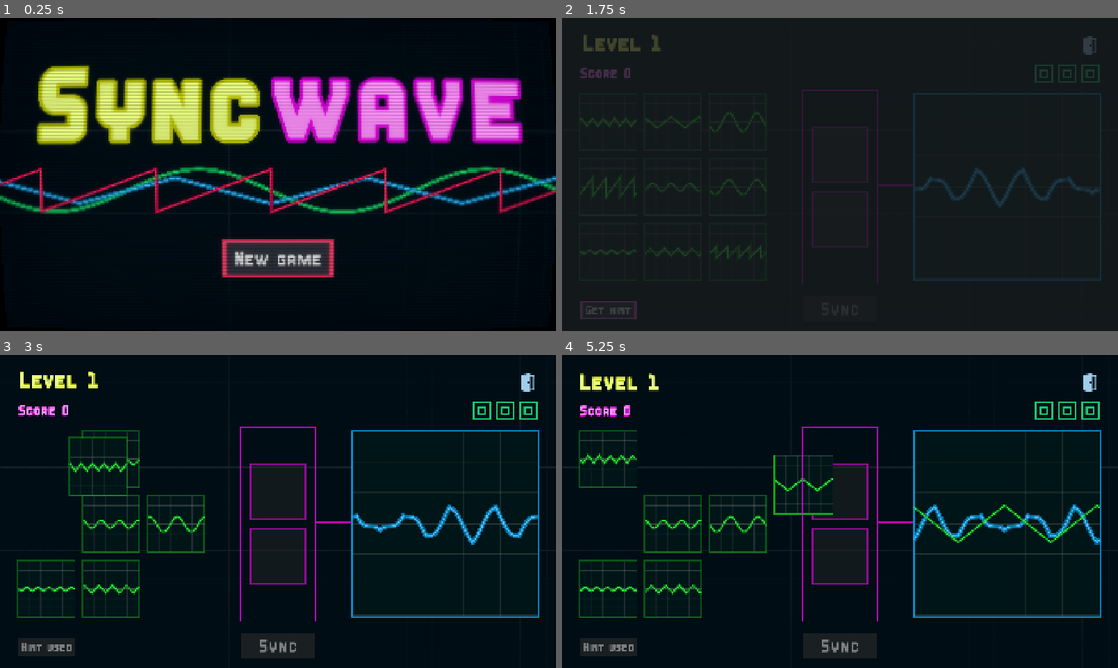
Above: before the commit, frames 1-4 (two rows, left to right).
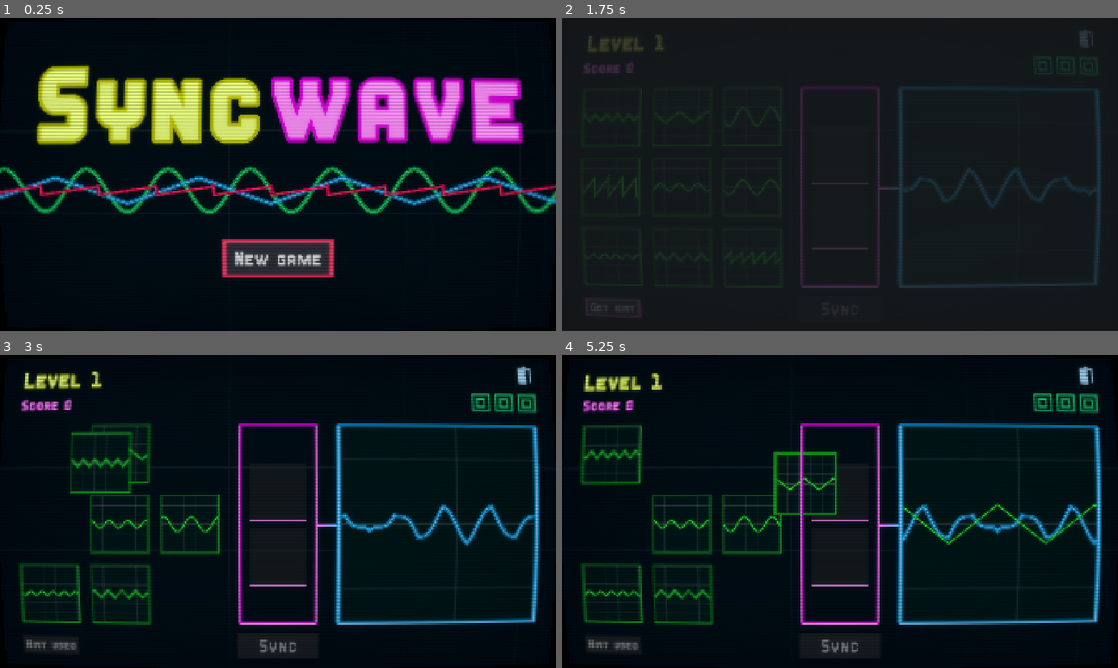
Above: after the commit, the same moments.

Repository: alexbljack/gameoff-2025
Game: Godot game, scene res://src/title_screen.tscn
Two runs of this game, one before a commit and one after it. Both use one fixed random seed, a clock stepped at 60 frames per second and the inputs below.
Inputs (mouse positions are in pixels of both pictures, inside the frame that each line leads up to):
- Up to frame 1 (0.25 s): no input
- Up to frame 2 (1.75 s): click "New game" at 0.5 s; click "New game" at 1.25 s
- Up to frame 3 (3 s): click "Get hint" at 2 s; move the mouse to (44, 458) at 2.77 s; click (44, 458) at 2.92 s
- Up to frame 4 (5.25 s): move the mouse to (840, 492) at 3.52 s; click (840, 492) at 3.67 s; move the mouse to (673, 458) at 4.27 s; click (673, 458) at 4.42 s; move the mouse to (840, 492) at 5.02 s; click (840, 492) at 5.17 s

The runs differ from the first frame. In frame 1, 7.8% of the frame differs, in the area x 0-100%, y 47-63%; in frame 2, 5.2%; in frame 3, 13%; in frame 4, 14%, in the area x 3-99%, y 0-100%.

Commit message:
Align elements

Diff:
--- a/const.gd
+++ b/const.gd
@@ -4,4 +4,7 @@
 const MAX_ATTEMPTS = 3
 const SCORE_PER_ATTEMPT := 100
 const SCORE_FOR_HINT := 200
-const NO_HINT_MULT_INCREMENT := 0.1
+const NO_HINT_MULT_INCREMENT := 0.2
+const DIFFICULTY_INCREASE_LEVEL := 5
+const START_PHASE_SHIFT_FROM_LEVEL := 10
+const MAX_LEVEL := 20
--- a/level.gd
+++ b/level.gd
@@ -48,6 +48,7 @@
 	_load_data()
 
 	if not Game.player_data.current_sources:
+		max_oscillators = 2 if Game.player_data.current_level < Const.DIFFICULTY_INCREASE_LEVEL else 3
 		convertor.init(max_oscillators)
 		_generate_signals()
 	else:
@@ -55,7 +56,6 @@
 			var graph: SourceSignal = source_signals.get_child(i)
 			if i < Game.player_data.current_sources.size():
 				var osc = Game.player_data.current_sources[i]
-
 				_init_source_graph(graph, osc)
 			else:
 				graph.queue_free()
@@ -71,24 +71,17 @@
 		_show_exit_dialog()
 
 
-func _show_exit_dialog():
-	menu.show()
-	exit_dialog.popup_centered()
-
-
-func _on_exit_confirmed():
-	menu.hide()
-	_game_over()
-
-
-func _on_exit_canceled():
-	menu.hide()
-
-
 func _generate_signals():
+	var signals = []
+	var phase_shift = Game.player_data.current_level > Const.START_PHASE_SHIFT_FROM_LEVEL
 	for j in range(Const.MAX_SOURCES):
-		var osc = Oscillator.rand_osc()
-		var graph: SourceSignal = source_signals.get_child(j)  # ensure all random graphs
+		var osc: Oscillator
+		while true:
+			osc = Oscillator.rand_osc(phase_shift)
+			if not signals.any(func (s): return Oscillator.equal(osc, s)):
+				signals.append(osc)
+				break
+		var graph: SourceSignal = source_signals.get_child(j)
 		_init_source_graph(graph, osc)
 
 	result_signals = Utils.get_random_items(sources.map(func (s): return s.oscillator), max_oscillators)
@@ -151,8 +144,6 @@
 		await _complete_level()
 		if not hint_used:
 			Game.player_data.current_mult += Const.NO_HINT_MULT_INCREMENT
-		else:
-			Game.player_data.current_mult = 1.0
 		var earned = win_panel.calculate(attempts, hint_used, Game.player_data.current_mult)
 		Game.player_data.current_score += earned
 		Game.player_data.current_level += 1
@@ -177,6 +168,7 @@
 	score_label.hide()
 	confirm_button.hide()
 	hint_button.hide()
+	exit_button.hide()
 	var tween = create_tween()
 	for s in sources:
 		s.input_enabled = false
@@ -243,3 +235,17 @@
 		source.queue_free()
 
 	_dump_signals()
+
+
+func _show_exit_dialog():
+	menu.show()
+	exit_dialog.popup_centered()
+
+
+func _on_exit_confirmed():
+	menu.hide()
+	_game_over()
+
+
+func _on_exit_canceled():
+	menu.hide()
--- a/level.tscn
+++ b/level.tscn
@@ -18,6 +18,13 @@
 [ext_resource type="Texture2D" uid="uid://ccs6isdychcn" path="res://assets/Exit.png" id="15_5pxul"]
 [ext_resource type="Script" uid="uid://bwpaxfk8jwdny" path="res://exit_button.gd" id="16_fedht"]
 
+[sub_resource type="Gradient" id="Gradient_fedht"]
+colors = PackedColorArray(0.9490196, 0, 0.9490196, 0.77254903, 0, 0.6784314, 0.9882353, 0.7529412)
+
+[sub_resource type="Gradient" id="Gradient_4c15r"]
+offsets = PackedFloat32Array(0.45081967, 1)
+colors = PackedColorArray(1, 0.5686275, 0.9882353, 1, 0.5137255, 0.8039216, 1, 1)
+
 [sub_resource type="StyleBoxTexture" id="StyleBoxTexture_aicyk"]
 texture = ExtResource("9_2orkt")
 
@@ -191,20 +198,32 @@
 
 [node name="Main" type="CanvasLayer" parent="."]
 
+[node name="Line2D" type="Line2D" parent="Main"]
+points = PackedVector2Array(1100, 587, 1122.7563, 587, 1164, 587)
+width = 12.0
+default_color = Color(0.9490196, 0, 0.9490196, 0.77254903)
+gradient = SubResource("Gradient_fedht")
+
+[node name="Line2D2" type="Line2D" parent="Main"]
+points = PackedVector2Array(1096, 587, 1168, 587)
+width = 4.0
+default_color = Color(1, 0.5686275, 0.9882353, 1)
+gradient = SubResource("Gradient_4c15r")
+
 [node name="Convertor" parent="Main" instance=ExtResource("4_8b0r0")]
 offset_left = 832.0
 offset_top = 248.0
 offset_right = 1088.0
-offset_bottom = 918.0
+offset_bottom = 920.0
 
 [node name="SourceSignals" type="Control" parent="Main"]
 layout_mode = 3
 anchor_right = 0.558
 anchor_bottom = 0.86700004
-offset_left = 64.0
-offset_top = 264.0
-offset_right = -367.3601
-offset_bottom = -32.360046
+offset_left = 72.0
+offset_top = 244.0
+offset_right = -303.3601
+offset_bottom = 3.6399536
 grow_horizontal = 2
 grow_vertical = 2
 size_flags_horizontal = 3
@@ -215,63 +234,57 @@
 
 [node name="Source_2" parent="Main/SourceSignals" instance=ExtResource("3_oi3di")]
 layout_mode = 0
-offset_left = 224.0
-offset_right = 416.0
+offset_left = 244.0
+offset_right = 436.0
 
 [node name="Source_3" parent="Main/SourceSignals" instance=ExtResource("3_oi3di")]
 layout_mode = 0
-offset_left = 448.0
-offset_right = 640.0
+offset_left = 488.0
+offset_right = 680.0
 
 [node name="Source_4" parent="Main/SourceSignals" instance=ExtResource("3_oi3di")]
 layout_mode = 0
-offset_top = 224.0
-offset_bottom = 416.0
+offset_top = 244.0
+offset_bottom = 436.0
 
 [node name="Source_5" parent="Main/SourceSignals" instance=ExtResource("3_oi3di")]
 layout_mode = 0
-offset_left = 224.0
-offset_top = 224.0
-offset_right = 416.0
-offset_bottom = 416.0
+offset_left = 244.0
+offset_top = 244.0
+offset_right = 436.0
+offset_bottom = 436.0
 
 [node name="Source_6" parent="Main/SourceSignals" instance=ExtResource("3_oi3di")]
 layout_mode = 0
-offset_left = 448.0
-offset_top = 224.0
-offset_right = 640.0
-offset_bottom = 416.0
+offset_left = 488.0
+offset_top = 244.0
+offset_right = 680.0
+offset_bottom = 436.0
 
 [node name="Source_7" parent="Main/SourceSignals" instance=ExtResource("3_oi3di")]
 layout_mode = 0
-offset_top = 448.0
-offset_bottom = 640.0
+offset_top = 488.0
+offset_bottom = 680.0
 
 [node name="Source_8" parent="Main/SourceSignals" instance=ExtResource("3_oi3di")]
 layout_mode = 0
-offset_left = 224.0
-offset_top = 448.0
-offset_right = 416.0
-offset_bottom = 640.0
+offset_left = 244.0
+offset_top = 488.0
+offset_right = 436.0
+offset_bottom = 680.0
 
 [node name="Source_9" parent="Main/SourceSignals" instance=ExtResource("3_oi3di")]
 layout_mode = 0
-offset_left = 448.0
-offset_top = 448.0
-offset_right = 640.0
-offset_bottom = 640.0
-
-[node name="ResultSignal" parent="Main" instance=ExtResource("3_0b4ue")]
-offset_left = 1216.0
-offset_top = 263.0
-offset_right = 1216.64
-offset_bottom = 262.55994
+offset_left = 488.0
+offset_top = 488.0
+offset_right = 680.0
+offset_bottom = 680.0
 
 [node name="ConfirmButton" parent="Main" instance=ExtResource("8_2orkt")]
 z_index = 3
-offset_left = 832.0
+offset_left = 816.0
 offset_top = 960.0
-offset_right = 1088.0
+offset_right = 1104.0
 offset_bottom = 1048.0
 theme_override_font_sizes/font_size = 60
 
@@ -298,17 +311,17 @@
 }
 
 [node name="Attempts" parent="Main" instance=ExtResource("12_8b0r0")]
-offset_left = -704.0
-offset_top = -380.0
-offset_right = -64.0
-offset_bottom = -316.0
+offset_left = -699.0
+offset_top = -412.0
+offset_right = -59.0
+offset_bottom = -348.0
 
 [node name="LevelLabel" type="Label" parent="Main"]
 material = SubResource("ShaderMaterial_aicyk")
 offset_left = 64.0
-offset_top = 48.0
+offset_top = 40.0
 offset_right = 704.0
-offset_bottom = 131.0
+offset_bottom = 123.0
 theme_override_colors/font_color = Color(0.92182696, 0.99999696, 0.50211465, 1)
 theme_override_colors/font_outline_color = Color(0.7490196, 0.78039217, 0, 1)
 theme_override_constants/outline_size = 6
@@ -320,9 +333,9 @@
 [node name="ScoreLabel" type="Label" parent="Main"]
 material = SubResource("ShaderMaterial_8b0r0")
 offset_left = 64.0
-offset_top = 160.0
+offset_top = 136.0
 offset_right = 704.0
-offset_bottom = 221.0
+offset_bottom = 197.0
 theme_override_colors/font_color = Color(1, 0.56743807, 0.99001366, 1)
 theme_override_colors/font_outline_color = Color(0.8780115, 0.0006434119, 0.8822325, 1)
 theme_override_constants/outline_size = 6
@@ -343,21 +356,22 @@
 offset_top = 256.0
 offset_bottom = 880.04
 
-[node name="Line2D" type="Line2D" parent="Main"]
-points = PackedVector2Array(1090, 576, 1212, 576)
-width = 4.0
-default_color = Color(0.9490196, 0, 0.9490196, 0.77254903)
-
 [node name="ExitButton" type="TextureButton" parent="Main"]
 modulate = Color(0.6241873, 0.8020108, 0.92560536, 1)
-offset_left = 1792.0
-offset_top = 64.0
-offset_right = 1856.0
-offset_bottom = 128.0
+offset_left = 1797.0
+offset_top = 30.0
+offset_right = 1861.0
+offset_bottom = 94.0
 pivot_offset = Vector2(32, 32)
 texture_normal = ExtResource("15_5pxul")
 stretch_mode = 0
 script = ExtResource("16_fedht")
+
+[node name="ResultSignal" parent="Main" instance=ExtResource("3_0b4ue")]
+offset_left = 1176.0
+offset_top = 248.0
+offset_right = 1176.0
+offset_bottom = 248.23993
 
 [node name="Menu" type="CanvasLayer" parent="."]
 visible = false
@@ -385,6 +399,5 @@
 dialog_text = "Abandon current run?"
 
 [node name="CRT" parent="." instance=ExtResource("13_8b0r0")]
-visible = false
 
 [connection signal="button_down" from="Main/HintButton" to="." method="_on_hint_button_button_down"]
--- a/oscillator.gd
+++ b/oscillator.gd
@@ -6,7 +6,7 @@
 
 @export var wave_type: WaveType = WaveType.SINE
 @export_range(0, 1.0, 0.2) var amplitide: float = 1
-@export_range(1, 5.0, 1) var freq: float = 1
+@export_range(1, 10.0, 1) var freq: float = 1
 @export_range(0, 1.0, 0.25) var phase_offset: float = 0
 
 
@@ -34,9 +34,23 @@
 	return fposmod(phase, TAU) / TAU
 
 
-static func rand_osc() -> Oscillator:
+static func rand_osc(phase_shift: bool = false) -> Oscillator:
 	var osc = Oscillator.new()
 	osc.amplitide = snapped(randf_range(0.2, 1.0), 0.2)
-	osc.freq = snapped(randf_range(1, 5), 1.0) # randomize
+	osc.freq = snapped(randf_range(1, 5), 1.0)
 	osc.wave_type = randi_range(0, 3) as Oscillator.WaveType
+	if phase_shift:
+		osc.phase_offset = snapped(randf_range(0, 1), 0.25)
 	return osc
+
+
+static func equal(osc_1: Oscillator, osc_2: Oscillator) -> bool:
+	if osc_1.wave_type != osc_1.wave_type:
+		return false
+	if osc_1.amplitide != osc_2.amplitide:
+		return false
+	if osc_1.freq != osc_2.freq:
+		return false
+	if osc_1.phase_offset != osc_2.phase_offset:
+		return false
+	return true
--- a/result_signal.tscn
+++ b/result_signal.tscn
@@ -4,12 +4,12 @@
 [ext_resource type="Script" uid="uid://1agcxa80uqew" path="res://src/util/shaker.gd" id="3_34o2n"]
 
 [node name="ResultSignal" type="ColorRect"]
-custom_minimum_size = Vector2(640, 640)
+custom_minimum_size = Vector2(672, 672)
 anchors_preset = -1
-anchor_right = 0.333
-anchor_bottom = 0.59300005
-offset_right = 0.64001465
-offset_bottom = -0.44006348
+anchor_right = 0.35000002
+anchor_bottom = 0.62200004
+offset_right = -6.1035156e-05
+offset_bottom = 0.2399292
 color = Color(0, 0.08235294, 0.09019608, 1)
 script = ExtResource("1_gjgu6")
 
@@ -20,7 +20,17 @@
 metadata/_custom_type_script = "uid://1agcxa80uqew"
 
 [node name="Border" type="Line2D" parent="."]
-points = PackedVector2Array(-2, -2, -2, 642, 642, 642, 642, -2)
+points = PackedVector2Array(-6, -6, -6, 678, 678, 678, 678, -6)
+closed = true
+width = 12.0
+default_color = Color(0, 0.6765001, 0.99, 0.7529412)
+joint_mode = 2
+
+[node name="Border2" type="Line2D" parent="."]
+position = Vector2(0.31288338, 0.31288338)
+scale = Vector2(1.0521473, 1.0521473)
+points = PackedVector2Array(-6.0000005, -6.0000005, -6.0000005, 644.0992, 644.0992, 644.0992, 644.0992, -6.0000005)
 closed = true
 width = 4.0
-default_color = Color(0, 0.6765001, 0.99, 0.7529412)
+default_color = Color(0.51420814, 0.80417866, 1, 1)
+joint_mode = 2
--- a/source_signal.tscn
+++ b/source_signal.tscn
@@ -10,6 +10,7 @@
 metadata/_custom_type_script = "uid://bpo78me2lvaxo"
 
 [node name="Graph" type="ColorRect"]
+custom_minimum_size = Vector2(192, 192)
 offset_right = 192.0
 offset_bottom = 192.0
 pivot_offset = Vector2(96, 96)
@@ -26,11 +27,22 @@
 metadata/_custom_type_script = "uid://1agcxa80uqew"
 
 [node name="Border" type="Line2D" parent="."]
-points = PackedVector2Array(-2, -2, -2, 194, 194, 194, 194, -2)
+points = PackedVector2Array(-4, -4, -4, 196, 196, 196, 196, -4)
 closed = true
-width = 4.0
+width = 8.0
 default_color = Color(0.06500001, 0.65, 0.10399997, 0.45882353)
-round_precision = 7
+joint_mode = 2
+sharp_limit = 20.0
+round_precision = 20
+antialiased = true
+
+[node name="Border2" type="Line2D" parent="."]
+points = PackedVector2Array(-4, -4, -4, 196, 196, 196, 196, -4)
+closed = true
+width = 2.0
+default_color = Color(0.07500002, 0.75, 0.119999975, 0.8235294)
+joint_mode = 2
+round_precision = 20
 antialiased = true
 
 [connection signal="gui_input" from="." to="." method="_on_gui_input"]
--- a/src/convertor/convertor.tscn
+++ b/src/convertor/convertor.tscn
@@ -1,18 +1,15 @@
-[gd_scene load_steps=4 format=3 uid="uid://cdhfqv7vb6awq"]
+[gd_scene load_steps=3 format=3 uid="uid://cdhfqv7vb6awq"]
 
 [ext_resource type="Script" uid="uid://7wo52qi3onw0" path="res://src/convertor/convertor.gd" id="1_qtdju"]
 [ext_resource type="PackedScene" uid="uid://h7emc2k5ok36" path="res://src/convertor/slot.tscn" id="1_xiy65"]
-[ext_resource type="PackedScene" uid="uid://bqgwiqgcappmm" path="res://src/convertor/plus_slot_label.tscn" id="3_qtdju"]
 
 [node name="Convertor" type="ColorRect"]
 z_index = 1
-offset_top = -32.0
 offset_right = 256.0
-offset_bottom = 640.0
+offset_bottom = 672.0
 color = Color(1, 1, 1, 0)
 script = ExtResource("1_qtdju")
 slot_scene = ExtResource("1_xiy65")
-plus_label_scene = ExtResource("3_qtdju")
 
 [node name="Slots" type="VBoxContainer" parent="."]
 layout_mode = 1
@@ -36,8 +33,19 @@
 [node name="Border" type="Line2D" parent="."]
 position = Vector2(0, 0.024691582)
 scale = Vector2(1, 1.0061729)
-points = PackedVector2Array(0, 0, 0, 667.85266, 256, 667.85266, 256, 0)
+points = PackedVector2Array(-6, -5.9877295, -6, 673.8159, 262, 673.8159, 262, -5.9877295)
+closed = true
+width = 12.0
+default_color = Color(0.95, 0, 0.95, 0.77254903)
+joint_mode = 2
+antialiased = true
+
+[node name="Border2" type="Line2D" parent="."]
+position = Vector2(0, 0.024691582)
+scale = Vector2(1, 1.0061729)
+points = PackedVector2Array(-6, -5.9877295, -6, 673.8159, 262, 673.8159, 262, -5.9877295)
 closed = true
 width = 4.0
-default_color = Color(0.95, 0, 0.95, 0.77254903)
+default_color = Color(1, 0.5686275, 0.9882353, 1)
+joint_mode = 2
 antialiased = true
--- a/src/convertor/slot.tscn
+++ b/src/convertor/slot.tscn
@@ -12,8 +12,16 @@
 script = ExtResource("1_c24ra")
 
 [node name="Border" type="Line2D" parent="."]
+visible = false
 points = PackedVector2Array(0, 0, 0, 192, 192, 192, 192, 0)
 closed = true
-width = 4.0
+width = 12.0
 default_color = Color(0.95, 0, 0.95, 0.58431375)
 antialiased = true
+
+[node name="Border2" type="Line2D" parent="."]
+points = PackedVector2Array(-2, -2, -2, 194, 194, 194, 194, -2)
+closed = true
+width = 4.0
+default_color = Color(1, 0.5686275, 0.9882353, 1)
+antialiased = true
--- a/src/title_screen.tscn
+++ b/src/title_screen.tscn
@@ -108,7 +108,7 @@
 
 [sub_resource type="Resource" id="Resource_u3a1t"]
 script = ExtResource("10_vltpm")
-freq = 2.0
+freq = 7.0
 phase_offset = 0.5
 metadata/_custom_type_script = "uid://c4anwulrallu3"
 
@@ -122,7 +122,7 @@
 script = ExtResource("10_vltpm")
 wave_type = 3
 amplitide = 0.6
-freq = 3.0
+freq = 4.0
 metadata/_custom_type_script = "uid://c4anwulrallu3"
 
 [sub_resource type="Resource" id="Resource_um11b"]
@@ -134,7 +134,8 @@
 [sub_resource type="Resource" id="Resource_os3mc"]
 script = ExtResource("10_vltpm")
 wave_type = 1
-freq = 5.0
+amplitide = 0.2
+freq = 10.0
 metadata/_custom_type_script = "uid://c4anwulrallu3"
 
 [sub_resource type="Resource" id="Resource_l76ay"]
Not shown, added: export_presets.cfg
Not shown: 1 places in level.tscn that only renumber resources
